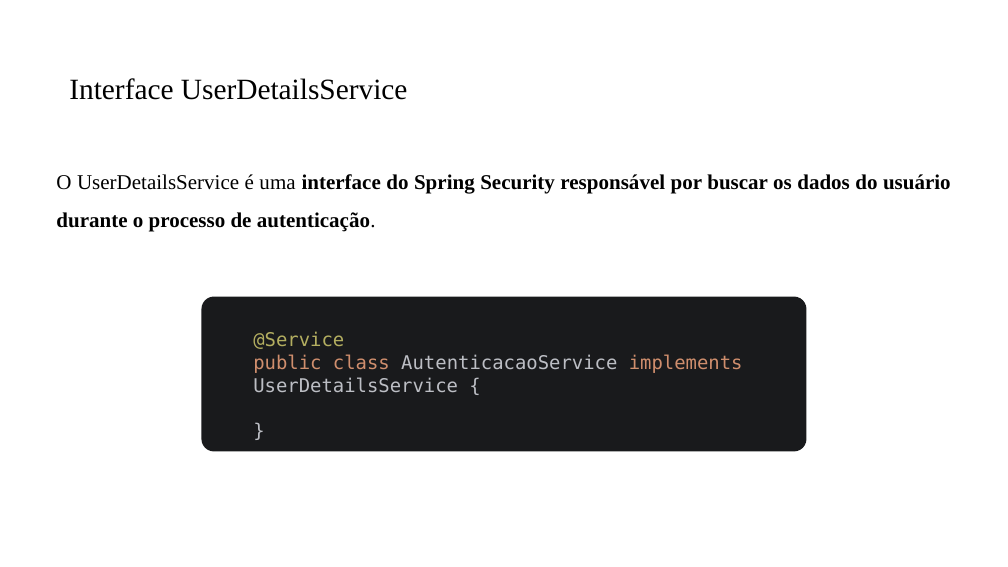
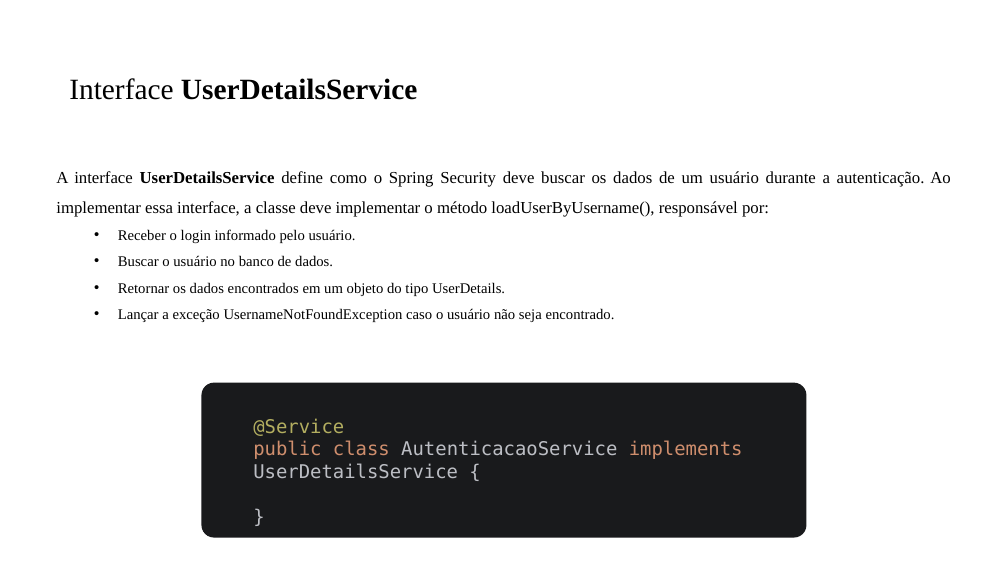
Before and after one commit to PedroMiho/UMC, a slide deck: slide 9 of engenharia-software/software-corporativo/boas-praticas/aula-06-spring-security/spring-security.pptx. Drawn at 1008x567 pixels with LibreOffice and Linux fonts; fonts in the diff are those of the drawing; background and template pictures are left out. Boxes give left, top, right and bottom in pixels: in the first picture for what was removed or moved away, otherwise in the second. Text is boxed around its words. In the diff, an @@ line names an element or a change of style, - is before the commit and + after.

```diff
--- a/engenharia-software/software-corporativo/boas-praticas/aula-06-spring-security/spring-security.pptx
+++ b/engenharia-software/software-corporativo/boas-praticas/aula-06-spring-security/spring-security.pptx
@@ title "Interface UserDetailsService" at box(69, 78, 417, 100): bold on in "UserDetailsService" @@
@@ text at box(56, 171, 950, 322): text changed; size 20 to 16 pt; bold off @@
-O UserDetailsService é uma interface do Spring Security responsável por buscar os dados do usuário durante o processo de autenticação.
+A interface UserDetailsService define como o Spring Security deve buscar os dados de um usuário durante a autenticação. Ao implementar essa interface, a classe deve implementar o método loadUserByUsername(), responsável por:
+  • Receber o login informado pelo usuário.
+  • Buscar o usuário no banco de dados.
+  • Retornar os dados encontrados em um objeto do tipo UserDetails.
+  • Lançar a exceção UsernameNotFoundException caso o usuário não seja encontrado.
@@ rounded rectangle: place and size @@
-rounded rectangle at box(202, 296, 807, 451)
+rounded rectangle at box(202, 383, 807, 538)
@@ text "@Service public class AutenticacaoService implements ...": place and size @@
-text "@Service public class AutenticacaoService implements ..." at box(253, 331, 743, 392)
+text "@Service public class AutenticacaoService implements ..." at box(253, 418, 743, 478)
```
Also in this commit, not shown: 4 other slides changed, 4 slides added, 49 other files.
